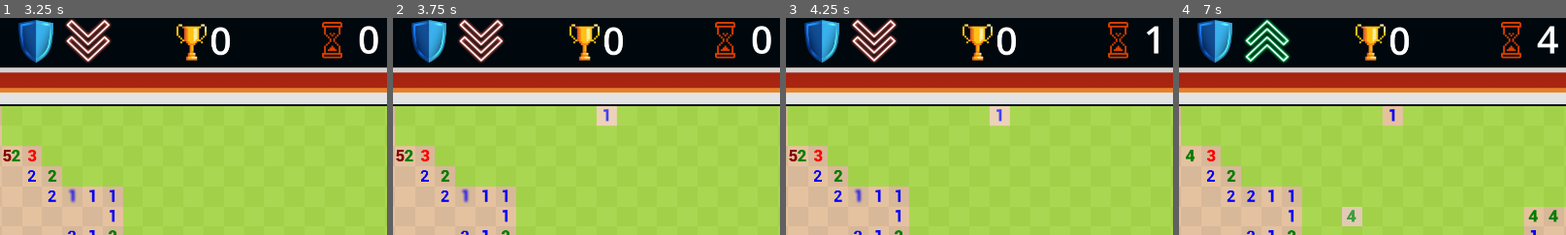
Above: before the commit, frames 1-4 (left to right).
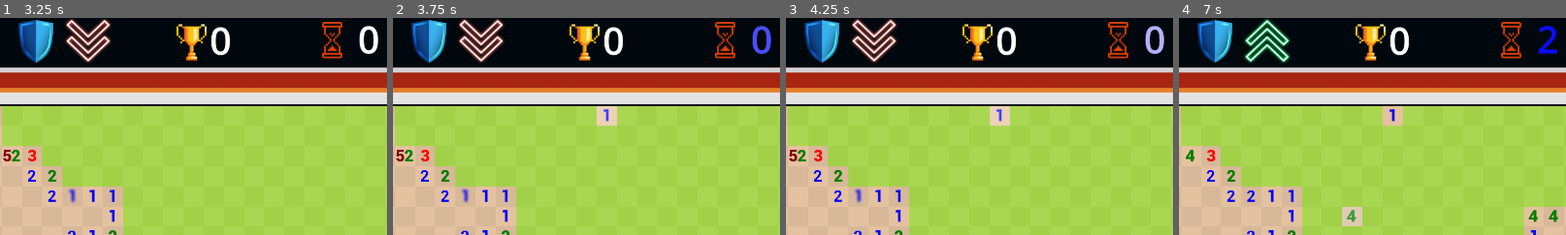
Above: after the commit, the same moments.

Repository: dackydeyb/CPE-Files
Game: Godot game, scene res://MainGameAssets/hard.tscn
Same seed, same stepped clock (60 frames per second), same inputs: the game is played once before the commit and once after it. This scene is started directly instead of the project's main scene.
Inputs (mouse positions are % of the whole screen's width and height, from its top left):
- Up to frame 1 (3.25 s): tap Enter at 0.5 s; move the mouse to (72, 45) at 0.52 s; click (72, 45) at 0.67 s; click (5, 9) at 1.25 s; click (50, 55) at 2 s; tap Space at 2.75 s; move the mouse to (30, 55) at 2.77 s; click (30, 55) at 2.92 s
- Up to frame 2 (3.75 s): tap Enter at 3.5 s; move the mouse to (60, 28) at 3.52 s; click (60, 28) at 3.67 s
- Up to frame 3 (4.25 s): no input
- Up to frame 4 (7 s): move the mouse to (45, 70) at 4.27 s; click (45, 70) at 4.42 s; move the mouse to (80, 65) at 5.02 s; click (80, 65) at 5.17 s; move the mouse to (20, 35) at 5.77 s; click (20, 35) at 5.92 s; move the mouse to (55, 50) at 6.52 s; click (55, 50) at 6.67 s
The pictures show only the part of the screen within x 32-81%, y 5-55%; the shares and areas given below are measured in that part.

Frame 1 is identical in both runs. In frame 2, 0.4% of the frame differs, in the area x 92-98%, y 3-17%; in frame 3, 0.5%; in frame 4, 0.5%.

Commit message:
added freeze

Diff:
--- a/CPE18L - Software Design Lab/minesweeperv2test/GameMode/Main-Multiplayer.gd
+++ b/CPE18L - Software Design Lab/minesweeperv2test/GameMode/Main-Multiplayer.gd
@@ -37,11 +37,10 @@
 # Now, get the banners and button as children of the CanvasLayer node
 @onready var game_over_banner : Sprite2D = game_over_canvas_layer.get_node("GameOverBanner")
 @onready var you_win_banner : Sprite2D = game_over_canvas_layer.get_node("YouWinBanner")
-
 @onready var player1_wins_banner: Sprite2D = game_over_canvas_layer.get_node("Player1Wins")
 @onready var player2_wins_banner: Sprite2D = game_over_canvas_layer.get_node("Player2Wins")
 @onready var restart_button: Button = game_over_canvas_layer.get_node("RestartButton")
-
+@onready var gameOverSound : AudioStreamPlayer2D = get_node("GameOver/GameOverSound")
 @onready var mul_hud = $MulHUD
 
 func _ready():
@@ -117,6 +116,7 @@
 	get_tree().paused = true
 	$PauseMenu.hide()
 	$GameOver.show()
+	gameOverSound.play()
 
 	var winning_player_id: int
 	if result == 1:
--- a/CPE18L - Software Design Lab/minesweeperv2test/GameMode/multiplayer.tscn
+++ b/CPE18L - Software Design Lab/minesweeperv2test/GameMode/multiplayer.tscn
@@ -13,6 +13,7 @@
 [ext_resource type="PackedScene" uid="uid://dg3ggaar57mhu" path="res://tile_map_player_2.tscn" id="8_dtg6l"]
 [ext_resource type="Texture2D" uid="uid://bsvi5lwt8du44" path="res://MainGameAssets/pauseHover.png" id="12_t7ffv"]
 [ext_resource type="Texture2D" uid="uid://d73cgn6pxh3n" path="res://MainGameAssets/pausePressed.png" id="13_7lfux"]
+[ext_resource type="AudioStream" uid="uid://di5stchlply5r" path="res://Musics/Sipping in the Soft Breeze - HOYO-MiX.mp3" id="14_ut8n6"]
 
 [sub_resource type="StyleBoxTexture" id="StyleBoxTexture_e3tvs"]
 texture = ExtResource("1_eqtpc")
@@ -200,5 +201,9 @@
 offset_right = 929.0
 offset_bottom = 58.0
 
+[node name="AudioStreamPlayer2D" type="AudioStreamPlayer2D" parent="."]
+stream = ExtResource("14_ut8n6")
+autoplay = true
+
 [connection signal="restart" from="GameOver" to="." method="_on_game_over_restart"]
 [connection signal="pressed" from="PauseButton" to="." method="_on_pause_button_pressed"]
--- a/CPE18L - Software Design Lab/minesweeperv2test/GameOver.tscn
+++ b/CPE18L - Software Design Lab/minesweeperv2test/GameOver.tscn
@@ -8,6 +8,7 @@
 [ext_resource type="Texture2D" uid="uid://bpje5h85cyiuf" path="res://MainGameAssets/gameOverBanner.png" id="6_lo0h5"]
 [ext_resource type="Texture2D" uid="uid://cyhi2hna0o0j3" path="res://MainGameAssets/PLayer1WinBanner.png" id="7_mu7in"]
 [ext_resource type="Texture2D" uid="uid://6xilc4yryrq5" path="res://MainGameAssets/PLayer2WinBanner.png" id="8_cuyhw"]
+[ext_resource type="AudioStream" uid="uid://conhes7pr3a3a" path="res://Musics/shine-11-268907.mp3" id="9_22sv4"]
 
 [sub_resource type="StyleBoxTexture" id="StyleBoxTexture_0c84i"]
 texture = ExtResource("2_o7kxj")
@@ -55,4 +56,7 @@
 position = Vector2(963, 626)
 texture = ExtResource("8_cuyhw")
 
+[node name="GameOverSound" type="AudioStreamPlayer2D" parent="."]
+stream = ExtResource("9_22sv4")
+
 [connection signal="pressed" from="RestartButton" to="." method="_on_restart_button_pressed"]
--- a/CPE18L - Software Design Lab/minesweeperv2test/Intro/Intro.tscn
+++ b/CPE18L - Software Design Lab/minesweeperv2test/Intro/Intro.tscn
@@ -1,9 +1,10 @@
-[gd_scene load_steps=10 format=3 uid="uid://dbybtyj5l52w5"]
+[gd_scene load_steps=11 format=3 uid="uid://dbybtyj5l52w5"]
 
 [ext_resource type="Script" path="res://Intro/Intro.gd" id="1_7xl6d"]
 [ext_resource type="Texture2D" uid="uid://c7m884ljd7o1f" path="res://Intro/intro.png" id="1_ao3bu"]
 [ext_resource type="Texture2D" uid="uid://cify52jl5o0hb" path="res://Intro/IntroPage1.png" id="2_rvn2q"]
 [ext_resource type="VideoStream" path="res://Intro/DedFinal.ogv" id="4_tgkv6"]
+[ext_resource type="AudioStream" uid="uid://cf4pciy18hh7k" path="res://Musics/Electrical Spark - Sound Effect for Editing.mp3" id="5_5bum3"]
 
 [sub_resource type="Animation" id="Animation_mxvax"]
 resource_name = "Black_In"
@@ -135,3 +136,8 @@
 position = Vector2(-3, 0)
 offset = Vector2(2.97, 0)
 anchor_mode = 0
+
+[node name="AudioStreamPlayer2D" type="AudioStreamPlayer2D" parent="."]
+stream = ExtResource("5_5bum3")
+volume_db = 24.0
+autoplay = true
--- a/CPE18L - Software Design Lab/minesweeperv2test/MainGameAssets/Main-Hard.gd
+++ b/CPE18L - Software Design Lab/minesweeperv2test/MainGameAssets/Main-Hard.gd
@@ -7,6 +7,15 @@
 var remaining_mines : int
 var first_click : bool
 
+# Slowdown Power-up Variables
+var slowdown_active : bool = false
+var slowdown_duration : float = 5.0 # Duration of slowdown in seconds
+var slowdown_timer : float = 0.0 # Timer for active slowdown
+var slowdown_probability : float = 0.05 # 50% chance to activate
+var guaranteed_slowdowns_remaining : int = 5
+var original_stopwatch_color : Color
+var slowdown_tween : Tween # For fade effect
+
 enum GameState { PLAYING, PAUSED, GAME_OVER }
 var current_state = GameState.PLAYING
 
@@ -16,6 +25,9 @@
 @onready var player1_banner : Sprite2D = get_node("GameOver/Player1Wins")
 @onready var player2_banner : Sprite2D = get_node("GameOver/Player2Wins")
 @onready var restart_button : Button = get_node("GameOver/RestartButton") # Get reference to the RestartButton
+@onready var gameOverSound : AudioStreamPlayer2D = get_node("GameOver/GameOverSound")
+@onready var stopwatch_label : Label # Reference to the stopwatch label in HUD
+@onready var freeze_effect_player : AudioStreamPlayer2D # Reference to the FreezeEffect sound player
 
 # Called when the node enters the scene tree for the first time.
 func _ready():
@@ -37,6 +49,20 @@
 	$TileMap.game_won.connect(_on_tile_map_game_won)
 
 	$GameOver.restart.connect(_on_game_over_restart_signal) # Connect to the restart signal from GameOver
+
+	# Get the stopwatch label and store its original color
+	stopwatch_label = $HUD.get_node("Stopwatch3")
+	if stopwatch_label:
+		original_stopwatch_color = stopwatch_label.modulate
+	else:
+		push_warning("Stopwatch label node not found in HUD. Color changes will not work.")
+
+	# Setup FreezeEffect player
+	freeze_effect_player = get_node("FreezeEffect")
+	if freeze_effect_player:
+		freeze_effect_player.stream = load("res://Musics/Freeze_Spell.ogg")
+	else:
+		push_warning("FreezeEffect node not found. Sound will not play.")
 
 func new_game():
 	current_state = GameState.PLAYING
@@ -53,6 +79,34 @@
 	$PauseMenu.hide()
 	get_tree().paused = false
 	$HUD.get_node("Highscore3").text = str(high_score)
+	# Reset slowdown power-up
+	slowdown_active = false
+	slowdown_timer = 0.0
+	guaranteed_slowdowns_remaining = 3 # Reset guaranteed uses
+	if stopwatch_label:
+		stopwatch_label.modulate = original_stopwatch_color # Reset color
+	if slowdown_tween and slowdown_tween.is_valid():
+		slowdown_tween.kill() # Stop any active tween
+
+func activate_slowdown_powerup():
+	if !slowdown_active:
+		slowdown_active = true
+		slowdown_timer = slowdown_duration
+
+		if stopwatch_label:
+			if slowdown_tween and slowdown_tween.is_valid():
+				slowdown_tween.kill() # Kill existing tween before creating a new one
+
+			slowdown_tween = create_tween()
+			slowdown_tween.set_loops() # Make the fade pulse repeat
+			# Fade to blue
+			slowdown_tween.tween_property(stopwatch_label, "modulate", Color.BLUE, 0.5).from(original_stopwatch_color).set_trans(Tween.TRANS_SINE).set_ease(Tween.EASE_IN_OUT)
+			# Fade back to original color
+			slowdown_tween.tween_property(stopwatch_label, "modulate", original_stopwatch_color, 0.5).set_trans(Tween.TRANS_SINE).set_ease(Tween.EASE_IN_OUT)
+
+		print("Slowdown activated with fade effect!") # For debugging
+		if freeze_effect_player:
+			freeze_effect_player.play()
 
 func end_game(result):
 	current_state = GameState.GAME_OVER
@@ -60,6 +114,13 @@
 	$PauseMenu.hide() # Ensure pause menu is hidden
 	player1_banner.hide()
 	player2_banner.hide()
+	gameOverSound.play()
+
+	if slowdown_tween and slowdown_tween.is_valid():
+		slowdown_tween.kill()
+	if stopwatch_label:
+		stopwatch_label.modulate = original_stopwatch_color
+
 	var timer = get_tree().create_timer(2.0) # 2-second delay
 	timer.timeout.connect(func():
 		restart_button.show()
@@ -85,7 +146,28 @@
 func _process(delta):
 	if current_state == GameState.PLAYING:
 		if !first_click:
-			time_elapsed += delta
+			if slowdown_active:
+				time_elapsed += delta / 2 # Timer slows down by half
+				slowdown_timer -= delta
+
+				if slowdown_timer <= 0:
+					slowdown_active = false
+					if slowdown_tween and slowdown_tween.is_valid():
+						slowdown_tween.kill()
+					if stopwatch_label:
+						stopwatch_label.modulate = original_stopwatch_color
+					print("Slowdown ended.") # For debugging
+			else:
+				time_elapsed += delta
+				# Potentially trigger slowdown powerup if not first click and not already active
+				# This is a placeholder for actual trigger logic (e.g., on mine reveal or item pickup)
+				if guaranteed_slowdowns_remaining > 0:
+					if randf() < 0.01: # Small chance to use a guaranteed one automatically, or tie to an event
+						activate_slowdown_powerup()
+						guaranteed_slowdowns_remaining -= 1
+				elif randf() < slowdown_probability / 60.0: # Spread probability over a minute roughly
+					activate_slowdown_powerup()
+
 		$HUD.get_node("RemainingMines3").text = str(remaining_mines)
 		$HUD.get_node("Stopwatch3").text = str(int(time_elapsed))
 
--- a/CPE18L - Software Design Lab/minesweeperv2test/MainGameAssets/Main-Medium.gd
+++ b/CPE18L - Software Design Lab/minesweeperv2test/MainGameAssets/Main-Medium.gd
@@ -16,6 +16,7 @@
 @onready var player1_banner : Sprite2D = get_node("GameOver/Player1Wins")
 @onready var player2_banner : Sprite2D = get_node("GameOver/Player2Wins")
 @onready var restart_button : Button = get_node("GameOver/RestartButton") # Get reference to the RestartButton
+@onready var gameOverSound : AudioStreamPlayer2D = get_node("GameOver/GameOverSound")
 
 # Called when the node enters the scene tree for the first first_click.
 func _ready():
@@ -66,6 +67,7 @@
 	$PauseMenu.hide()
 	player1_banner.hide()
 	player2_banner.hide()
+	gameOverSound.play()
 	var timer = get_tree().create_timer(2.0) # 2-second delay
 	timer.timeout.connect(func():
 		restart_button.show()
--- a/CPE18L - Software Design Lab/minesweeperv2test/MainGameAssets/hard.tscn
+++ b/CPE18L - Software Design Lab/minesweeperv2test/MainGameAssets/hard.tscn
@@ -15,6 +15,8 @@
 [ext_resource type="Texture2D" uid="uid://b8u8te2171hwm" path="res://MainGameAssets/pauseButton.png" id="9_yplb7"]
 [ext_resource type="Texture2D" uid="uid://bsvi5lwt8du44" path="res://MainGameAssets/pauseHover.png" id="14_a1bo7"]
 [ext_resource type="Texture2D" uid="uid://d73cgn6pxh3n" path="res://MainGameAssets/pausePressed.png" id="15_qd3mo"]
+[ext_resource type="AudioStream" uid="uid://di5stchlply5r" path="res://Musics/Sipping in the Soft Breeze - HOYO-MiX.mp3" id="16_il2q6"]
+[ext_resource type="AudioStream" uid="uid://bqdoxh5ogbxtk" path="res://Musics/Freeze_Spell.ogg" id="17_g1q0n"]
 
 [sub_resource type="StyleBoxTexture" id="StyleBoxTexture_fb5hy"]
 texture = ExtResource("2_aa5dl")
@@ -206,5 +208,13 @@
 theme_override_styles/pressed = SubResource("StyleBoxTexture_vcc0r")
 theme_override_styles/focus = SubResource("StyleBoxEmpty_rje8d")
 
+[node name="AudioStreamPlayer2D" type="AudioStreamPlayer2D" parent="."]
+stream = ExtResource("16_il2q6")
+autoplay = true
+
+[node name="FreezeEffect" type="AudioStreamPlayer2D" parent="."]
+stream = ExtResource("17_g1q0n")
+autoplay = true
+
 [connection signal="restart" from="GameOver" to="." method="_on_game_over_restart"]
 [connection signal="pressed" from="PauseButton" to="." method="_on_pause_button_pressed"]
--- a/CPE18L - Software Design Lab/minesweeperv2test/MainGameAssets/medium.tscn
+++ b/CPE18L - Software Design Lab/minesweeperv2test/MainGameAssets/medium.tscn
@@ -13,6 +13,7 @@
 [ext_resource type="Texture2D" uid="uid://b8u8te2171hwm" path="res://MainGameAssets/pauseButton.png" id="10_0m6np"]
 [ext_resource type="Texture2D" uid="uid://bsvi5lwt8du44" path="res://MainGameAssets/pauseHover.png" id="12_vtrqg"]
 [ext_resource type="Texture2D" uid="uid://d73cgn6pxh3n" path="res://MainGameAssets/pausePressed.png" id="13_wyg2x"]
+[ext_resource type="AudioStream" uid="uid://di5stchlply5r" path="res://Musics/Sipping in the Soft Breeze - HOYO-MiX.mp3" id="14_h0fbs"]
 
 [sub_resource type="StyleBoxTexture" id="StyleBoxTexture_vyf46"]
 texture = ExtResource("3_iawkc")
@@ -176,6 +177,10 @@
 theme_override_styles/pressed = SubResource("StyleBoxTexture_isytu")
 theme_override_styles/focus = SubResource("StyleBoxEmpty_0j6dw")
 
+[node name="AudioStreamPlayer2D" type="AudioStreamPlayer2D" parent="."]
+stream = ExtResource("14_h0fbs")
+autoplay = true
+
 [connection signal="end_game" from="TileMap" to="." method="_on_tile_map_end_game"]
 [connection signal="flag_placed" from="TileMap" to="." method="_on_tile_map_flag_placed"]
 [connection signal="flag_removed" from="TileMap" to="." method="_on_tile_map_flag_removed"]
--- a/CPE18L - Software Design Lab/minesweeperv2test/MainMenuAssets/creditsMenu.tscn
+++ b/CPE18L - Software Design Lab/minesweeperv2test/MainMenuAssets/creditsMenu.tscn
@@ -1,13 +1,13 @@
 [gd_scene load_steps=11 format=3 uid="uid://cbfjqkyyyv17b"]
 
 [ext_resource type="Script" path="res://MainMenuAssets/credits_menu.gd" id="1_6timg"]
-[ext_resource type="Texture2D" uid="uid://cc0dn0js8jsbf" path="res://MainMenuAssets/MainMenu.png" id="2_nt7od"]
+[ext_resource type="Texture2D" uid="uid://cq8uxwte31p4u" path="res://MainMenuAssets/creditsLeAuthor.jpg" id="2_367k7"]
 [ext_resource type="Texture2D" uid="uid://4jnsindprf73" path="res://MainMenuAssets/backButton.png" id="3_qt5yx"]
 [ext_resource type="Texture2D" uid="uid://csrgb7dfapuit" path="res://MainMenuAssets/backButtonHovered.png" id="3_yy55v"]
 [ext_resource type="Texture2D" uid="uid://b0b3l8tw320oc" path="res://MainMenuAssets/backButtonClicked.png" id="4_2lnfq"]
 
 [sub_resource type="StyleBoxTexture" id="StyleBoxTexture_nrnbx"]
-texture = ExtResource("2_nt7od")
+texture = ExtResource("2_367k7")
 
 [sub_resource type="StyleBoxTexture" id="StyleBoxTexture_yy55v"]
 texture = ExtResource("3_qt5yx")
--- a/CPE18L - Software Design Lab/minesweeperv2test/MultiplayerManager.gd
+++ /dev/null
@@ -1,93 +0,0 @@
-# MultiplayerManager.gd (Autoload Singleton)
-extends Node
-
-signal server_created
-signal connection_succeeded
-signal connection_failed
-signal peer_connected(id)
-signal peer_disconnected(id)
-
-const DEFAULT_PORT = 12345 # Same as GAME_PORT in HostJoinHUD
-
-var peer: MultiplayerPeer
-
-func _ready():
-	# Connect signals from the MultiplayerAPI
-	multiplayer.peer_connected.connect(_on_peer_connected)
-	multiplayer.peer_disconnected.connect(_on_peer_disconnected)
-	multiplayer.connected_to_server.connect(_on_connection_succeeded)
-	multiplayer.connection_failed.connect(_on_connection_failed)
-	multiplayer.server_disconnected.connect(_on_server_disconnected)
-
-# Host function
-func host_game(port = DEFAULT_PORT):
-	peer = ENetMultiplayerPeer.new()
-	var error = peer.create_server(port)
-	if error != OK:
-		print("Error creating server: ", error)
-		connection_failed.emit() # Use the same signal for simplicity here
-		return
-
-	multiplayer.multiplayer_peer = peer
-	print("Server started on port ", port)
-	server_created.emit()
-
-# Join function
-func join_game(ip_address, port = DEFAULT_PORT):
-	peer = ENetMultiplayerPeer.new()
-	var error = peer.create_client(ip_address, port)
-	if error != OK:
-		print("Error creating client: ", error)
-		connection_failed.emit()
-		return
-
-	multiplayer.multiplayer_peer = peer
-	print("Attempting to connect to ", ip_address, ":", port)
-	# Connection result handled by signals (_on_connection_succeeded / _on_connection_failed)
-
-# Close connection/server
-func close_connection():
-	if multiplayer.multiplayer_peer:
-		multiplayer.multiplayer_peer.close()
-		multiplayer.multiplayer_peer = null
-	print("Network connection closed.")
-
-
-# --- Signal Handlers ---
-
-func _on_peer_connected(id):
-	print("Peer connected: ", id)
-	peer_connected.emit(id)
-
-func _on_peer_disconnected(id):
-	print("Peer disconnected: ", id)
-	peer_disconnected.emit(id)
-	# Optional: Handle game state changes on disconnect (e.g., pause, show message)
-	# Consider ending the game if the opponent disconnects
-
-func _on_connection_succeeded():
-	print("Connection succeeded!")
-	connection_succeeded.emit()
-
-func _on_connection_failed():
-	print("Connection failed!")
-	multiplayer.multiplayer_peer = null # Clean up peer
-	connection_failed.emit()
-
-func _on_server_disconnected():
-	print("Disconnected from server!")
-	close_connection()
-	connection_failed.emit() # Or a specific "disconnected" signal
-	# Optional: Transition back to main menu or show error
-
-
-# Helper to get local IPv4 address (you already have this, ensure it's reliable)
-func get_local_ipv4() -> String:
-	for address in IP.get_local_addresses():
-		if address.begins_with("192.168.") or address.begins_with("10.") or \
-		   (address.begins_with("172.") and range(16, 32).has(int(address.split(".")[1]))):
-			if address.count(".") == 3: # Basic IPv4 check
-				print("Found local IPv4: ", address)
-				return address
-	print("Warning: Could not determine reliable local IPv4 address.")
-	return "" # Return empty if no suitable address found
--- a/CPE18L - Software Design Lab/minesweeperv2test/MultiplayerManager.tscn
+++ /dev/null
@@ -1,6 +0,0 @@
-[gd_scene load_steps=2 format=3 uid="uid://cdm1oik3mk58w"]
-
-[ext_resource type="Script" path="res://MultiplayerManager.gd" id="1_upt87"]
-
-[node name="Node" type="Node"]
-script = ExtResource("1_upt87")
--- /dev/null
+++ b/CPE18L - Software Design Lab/minesweeperv2test/Musics/music_manager.tscn
@@ -0,0 +1,28 @@
+[gd_scene load_steps=3 format=3 uid="uid://xui5edk6lm1o"]
+
+[ext_resource type="AudioStream" uid="uid://b8kroma6ej0ks" path="res://Musics/Solaris Cubes.mp3" id="1_ty8hp"]
+
+[sub_resource type="GDScript" id="GDScript_fc3ux"]
+script/source = "extends Node
+
+var music_player: AudioStreamPlayer
+
+func _ready():
+	music_player = AudioStreamPlayer.new()
+	add_child(music_player)
+	music_player.stream = load(\"res://Musics/Solaris Cubes.mp3\")
+	music_player.volume_db = 0 # Adjust volume as needed
+	music_player.play()
+
+func play_music():
+	if not music_player.playing:
+		music_player.play()
+
+func stop_music():
+	if music_player.playing:
+		music_player.stop()
+"
+
+[node name="MusicManager" type="AudioStreamPlayer2D"]
+stream = ExtResource("1_ty8hp")
+script = SubResource("GDScript_fc3ux")
--- a/CPE18L - Software Design Lab/minesweeperv2test/main.gd
+++ b/CPE18L - Software Design Lab/minesweeperv2test/main.gd
@@ -16,7 +16,7 @@
 @onready var player1_banner : Sprite2D = get_node("GameOver/Player1Wins")
 @onready var player2_banner : Sprite2D = get_node("GameOver/Player2Wins")
 @onready var restart_button : Button = get_node("GameOver/RestartButton")
-
+@onready var gameOverSound : AudioStreamPlayer2D = get_node("GameOver/GameOverSound")
 # Called when the node enters the scene tree for the first time.
 func _ready():
 	# Ensure banners and the restart button are hidden at the start
@@ -60,6 +60,7 @@
 	get_tree().paused = true
 	player1_banner.hide()
 	player2_banner.hide()
+	gameOverSound.play()
 	$PauseMenu.hide()
 	var timer = get_tree().create_timer(2.0) # Initial 2-second delay
 	timer.timeout.connect(func():
--- a/CPE18L - Software Design Lab/minesweeperv2test/main.tscn
+++ b/CPE18L - Software Design Lab/minesweeperv2test/main.tscn
@@ -8,6 +8,7 @@
 [ext_resource type="Texture2D" uid="uid://b8u8te2171hwm" path="res://MainGameAssets/pauseButton.png" id="6_n1715"]
 [ext_resource type="Texture2D" uid="uid://bsvi5lwt8du44" path="res://MainGameAssets/pauseHover.png" id="7_kifap"]
 [ext_resource type="Texture2D" uid="uid://d73cgn6pxh3n" path="res://MainGameAssets/pausePressed.png" id="8_mylkm"]
+[ext_resource type="AudioStream" uid="uid://di5stchlply5r" path="res://Musics/Sipping in the Soft Breeze - HOYO-MiX.mp3" id="9_3ucby"]
 
 [sub_resource type="StyleBoxTexture" id="StyleBoxTexture_s4u02"]
 
@@ -60,6 +61,10 @@
 theme_override_styles/pressed = SubResource("StyleBoxTexture_r3dbg")
 theme_override_styles/focus = SubResource("StyleBoxEmpty_gxfe3")
 
+[node name="AudioStreamPlayer2D" type="AudioStreamPlayer2D" parent="."]
+stream = ExtResource("9_3ucby")
+autoplay = true
+
 [connection signal="end_game" from="TileMap" to="." method="_on_tile_map_end_game"]
 [connection signal="flag_placed" from="TileMap" to="." method="_on_tile_map_flag_placed"]
 [connection signal="flag_removed" from="TileMap" to="." method="_on_tile_map_flag_removed"]
Not shown: 1 places in CPE18L - Software Design Lab/minesweeperv2test/GameMode/multiplayer.tscn that only renumber resources
Not shown: 1 places in CPE18L - Software Design Lab/minesweeperv2test/GameOver.tscn that only renumber resources
Not shown: 1 places in CPE18L - Software Design Lab/minesweeperv2test/MainGameAssets/hard.tscn that only renumber resources
Not shown: 1 places in CPE18L - Software Design Lab/minesweeperv2test/MainGameAssets/medium.tscn that only renumber resources
Binary file added: CPE18L - Software Design Lab/minesweeperv2test/MainMenuAssets/creditsLeAuthor.jpg
Not shown, added: CPE18L - Software Design Lab/minesweeperv2test/MainMenuAssets/creditsLeAuthor.jpg.import
Not shown, added: CPE18L - Software Design Lab/minesweeperv2test/Musics/Electrical Spark - Sound Effect for Editing.mp3.import
Not shown, added: CPE18L - Software Design Lab/minesweeperv2test/Musics/Freeze_Spell.ogg.import
Not shown, added: CPE18L - Software Design Lab/minesweeperv2test/Musics/Sipping in the Soft Breeze - HOYO-MiX.mp3.import
Not shown, added: CPE18L - Software Design Lab/minesweeperv2test/Musics/Solaris Cubes.mp3.import
Not shown, added: CPE18L - Software Design Lab/minesweeperv2test/Musics/shine-11-268907.mp3.import
Not shown: 1 places in CPE18L - Software Design Lab/minesweeperv2test/main.tscn that only renumber resources
(and 5 more such lines)
